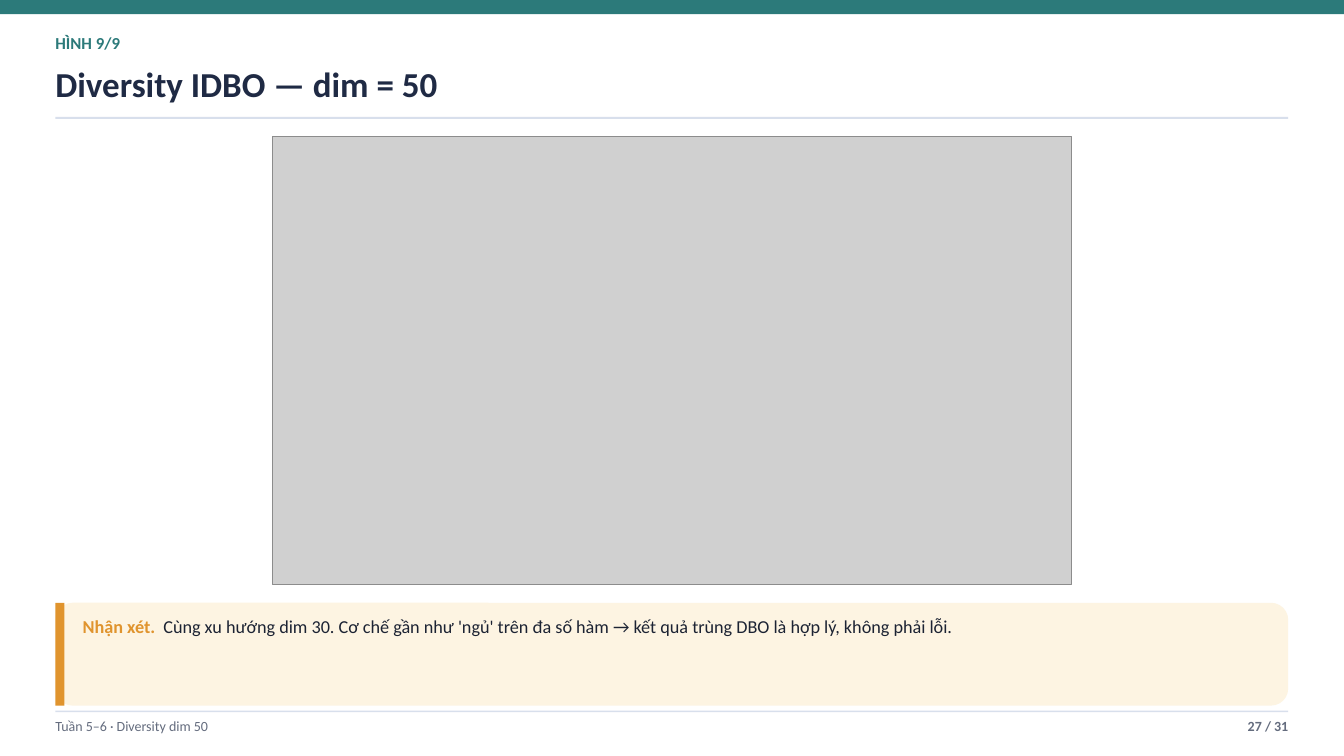
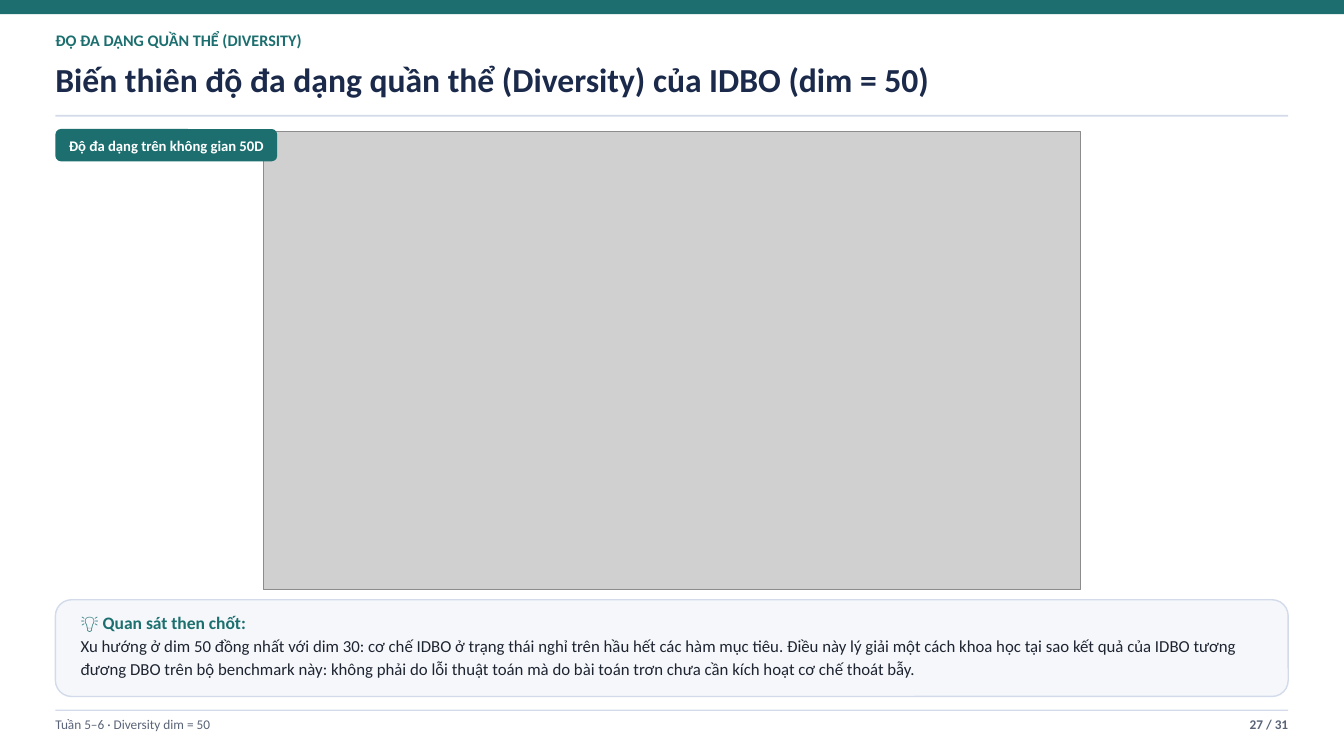
Before and after one commit to duylequang2303/DBO_heathcare, a slide deck: slide 27 of docs/Slide_Tuan_4_5_6_DBO_IDBO.pptx. Drawn at 1344x756 pixels with LibreOffice and Linux fonts; fonts in the diff are those of the drawing; grey boxes stand for pictures. Boxes give left, top, right and bottom in pixels: in the first picture for what was removed or moved away, otherwise in the second. Text is boxed around its words. In the diff, an @@ line names an element or a change of style, - is before the commit and + after.

```diff
--- a/docs/Slide_Tuan_4_5_6_DBO_IDBO.pptx
+++ b/docs/Slide_Tuan_4_5_6_DBO_IDBO.pptx
@@ rectangle at (0,0,1344,14): fill #2C7A7A to #1D6F6F @@
@@ text at (55,33,301,49): text changed; size 12 to 11.5 pt; text colour #2C7A7A to #1D6F6F @@
-HÌNH 9/9
+ĐỘ ĐA DẠNG QUẦN THỂ (DIVERSITY)
@@ text at (55,65,928,98): text changed; size 25 to 24 pt; text colour #1F2A44 to #1B2A4A @@
-Diversity IDBO — dim = 50
+Biến thiên độ đa dạng quần thể (Diversity) của IDBO (dim = 50)
@@ rectangle at (55,115,1289,117): fill #D8DFEC to #D3DBEA @@
@@ rounded rectangle added at (55,129,277,161), fill #1D6F6F @@
@@ text added at (69,140,263,154), 10.5 pt, text #FFFFFF, bold @@
+Độ đa dạng trên không gian 50D
@@ picture: place and size @@
-picture at (272,136,1072,585)
+picture at (263,131,1081,590)
@@ rounded rectangle: place and size @@
-rounded rectangle at (55,603,1289,706)
+rounded rectangle at (55,600,1289,697)
@@ rounded rectangle at (55,600,1289,697): fill #FDF4E2 to #F5F7FB; outline none to #D3DBEA 1 pt @@
@@ rectangle removed at (55,603,65,706) @@
@@ text at (81,615,1236,678): text changed; size 13 to 12 pt; text colour #1C2333 to #1E2430 @@
-Nhận xét. Cùng xu hướng dim 30. Cơ chế gần như 'ngủ' trên đa số hàm → kết quả trùng DBO là hợp lý, không phải lỗi.
+💡 Quan sát then chốt:
+Xu hướng ở dim 50 đồng nhất với dim 30: cơ chế IDBO ở trạng thái nghỉ trên hầu hết các hàm mục tiêu. Điều này lý giải một cách khoa học tại sao kết quả của IDBO tương đương DBO trên bộ benchmark này: không phải do lỗi thuật toán mà do bài toán trơn chưa cần kích hoạt cơ chế thoát bẫy.
@@ text at (55,719,210,731): text changed; size 10 to 9.5 pt; text colour #646C7E to #5A6478 @@
-Tuần 5–6 · Diversity dim 50
+Tuần 5–6 · Diversity dim = 50
@@ text "27 / 31" at (1250,720,1288,729): size 10 to 9.5 pt, text colour #646C7E to #5A6478 @@
```
Also in this commit, not shown: 25 other slides changed, 5 slides added, 5 slides removed, 9 other files.
